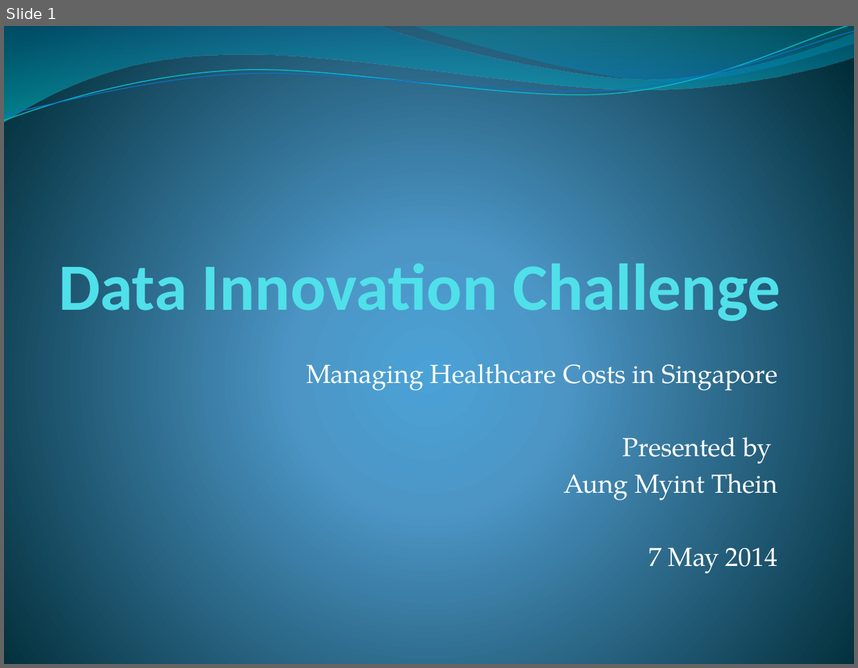
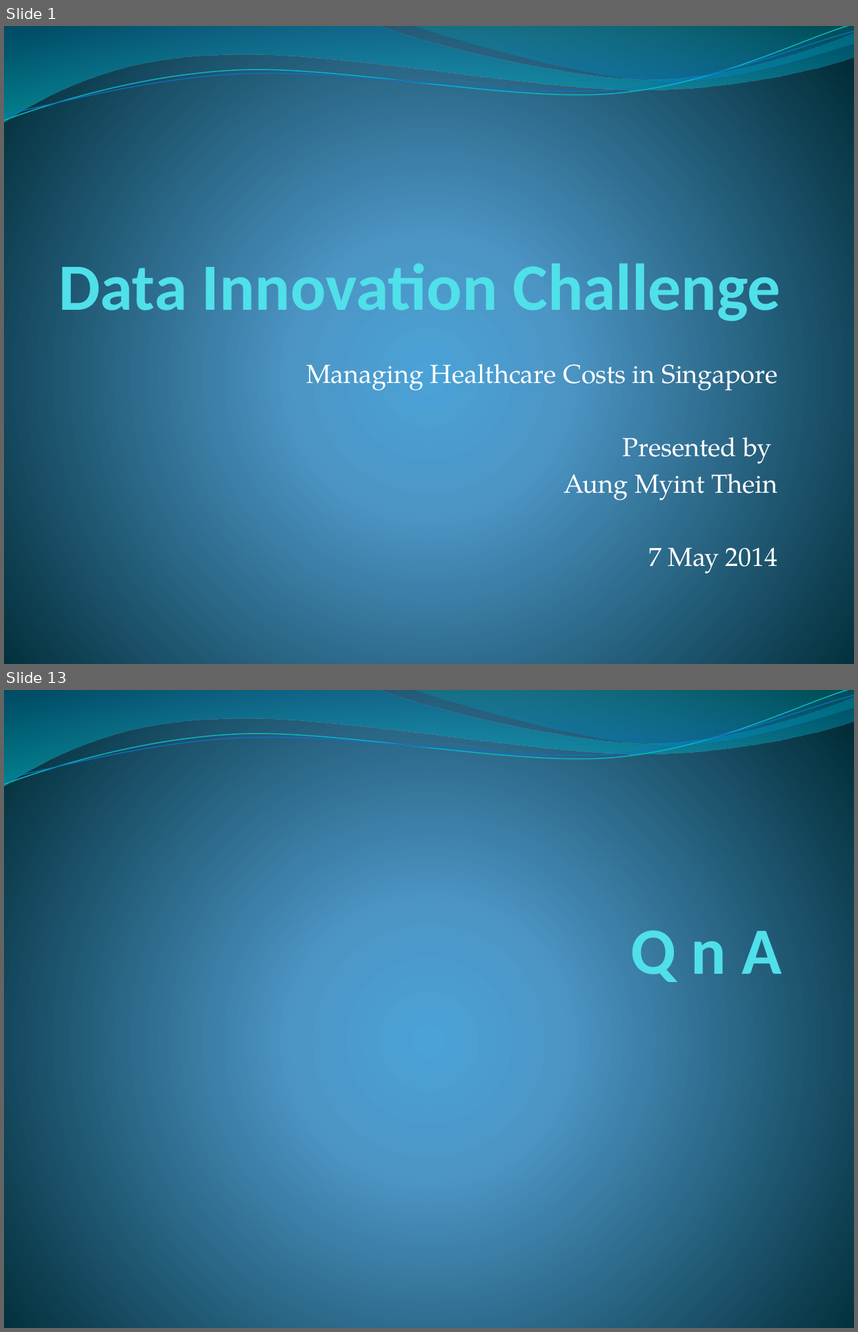
Before and after one commit to Aung-Myint-Thein/test-medical-data, a slide deck: Slides/Data Innovation Challenge.pptx. Shown one above the other, each under a label of ours: slide 1 before the commit, slides 1 and 13 after it; the slides between them are not shown. The pictures are 858x668 and 858x1332 pixels, drawn with LibreOffice and Linux fonts; fonts in the diff are those of the drawing. Boxes give left, top, right and bottom in pixels: in the first picture for what was removed or moved away, otherwise in the second. Text is boxed around its words. In the diff, an @@ line names an element or a change of style, - is before the commit and + after.

```diff
--- a/Slides/Data Innovation Challenge.pptx
+++ b/Slides/Data Innovation Challenge.pptx
@@ slide 13 added at (4,690,854,1328), background gradient #4AA0D6 to #4C98C7 to #002C38; not listed: 4 template elements that a slide beside it also shows @@
@@ title added at (631,930,782,982), 56 pt, text #51E0EA, bold @@
+Q n A
```
Also in this commit, not shown: 10 other slides added, 3 other files.
